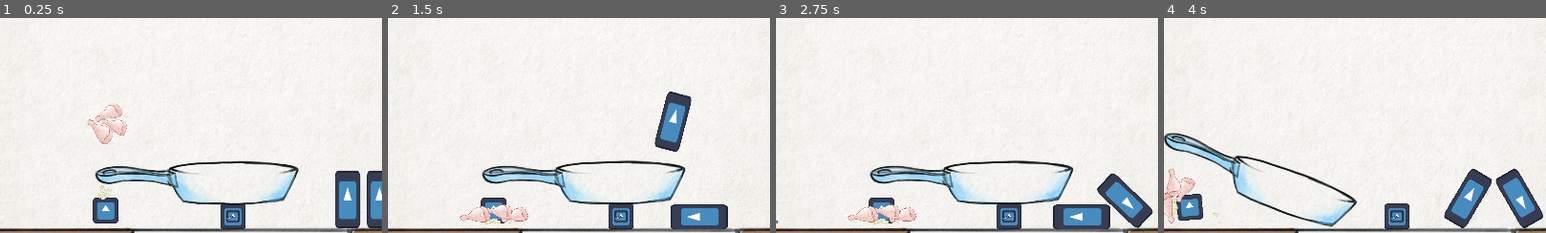
Above: before the commit, frames 1-4 (left to right).
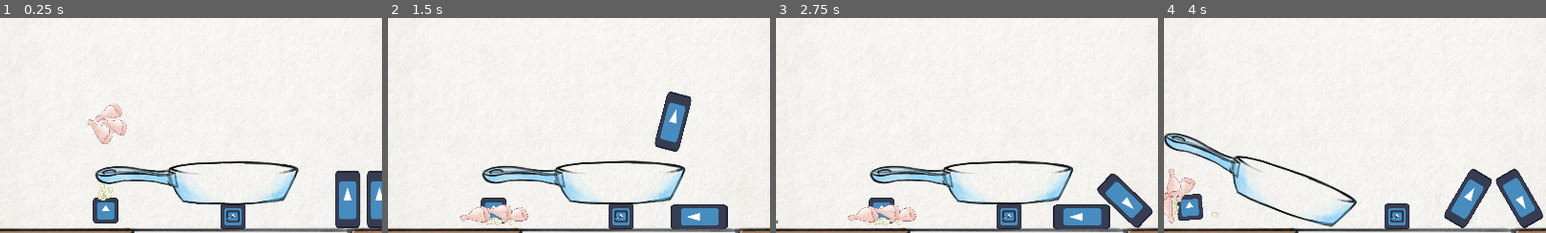
Above: after the commit, the same moments.

Repository: SAM2WOW/ProjectGrandma
Game: Godot game, scene res://levels/main.tscn
The game is run twice, just before and just after one commit, with the same random seed, the same clock (stepped at 60 frames per second) and the same inputs. The engine's default icon, where the game draws it, is replaced by a stand-in: a white triangle on a blue panel in a dark square.
Inputs (mouse positions are % of the whole screen's width and height, from its top left):
- Up to frame 1 (0.25 s): no input
- Up to frame 2 (1.5 s): tap Enter (ui_accept) at 0.5 s; drag from (69, 48) to (33, 50) at 0.52 s; drag from (54, 25) to (63, 51) at 1.27 s
- Up to frame 3 (2.75 s): move the mouse to (59, 52) at 2.02 s; click (59, 52) at 2.17 s
- Up to frame 4 (4 s): tap Enter (ui_accept) at 2.75 s; drag from (62, 52) to (33, 50) at 2.77 s; drag from (42, 45) to (17, 50) at 3.52 s
The pictures show only the part of the screen within x 20-70%, y 5-55%; the shares and areas given below are measured in that part.

The runs differ from the first frame. In frame 1, 0.1% of the frame differs, in the area x 25-30%, y 77-85%; in frame 2, less than 0.1%; in frame 3, less than 0.1%; in frame 4, 0.1%.

Commit message:
bigger garlic

Diff:
--- a/prefabs/Ingredients/garlic.tscn
+++ b/prefabs/Ingredients/garlic.tscn
@@ -16,8 +16,8 @@
 ingredientType = 1
 
 [node name="Sprite2D" parent="." index="0"]
-position = Vector2(0, -1.90735e-06)
-scale = Vector2(0.113587, 0.113587)
+position = Vector2(2, 1.19209e-07)
+scale = Vector2(0.153879, 0.181862)
 texture = ExtResource("2_i6ckg")
 
 [node name="CollisionShape2D" parent="." index="1"]
